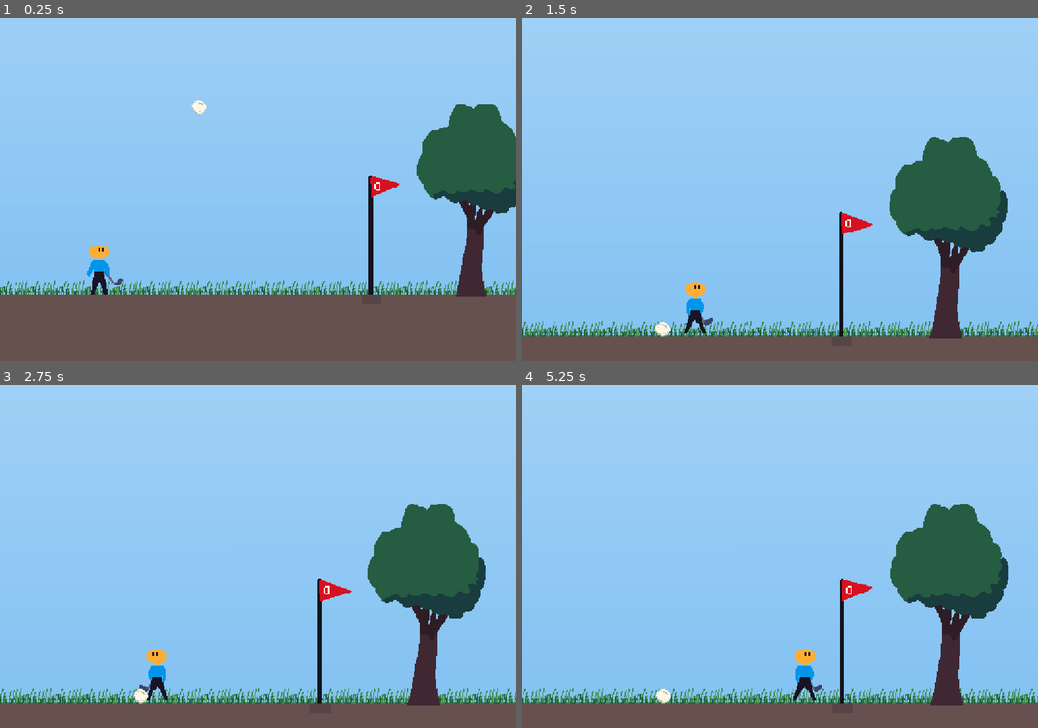
Above: before the commit, frames 1-4 (two rows, left to right).
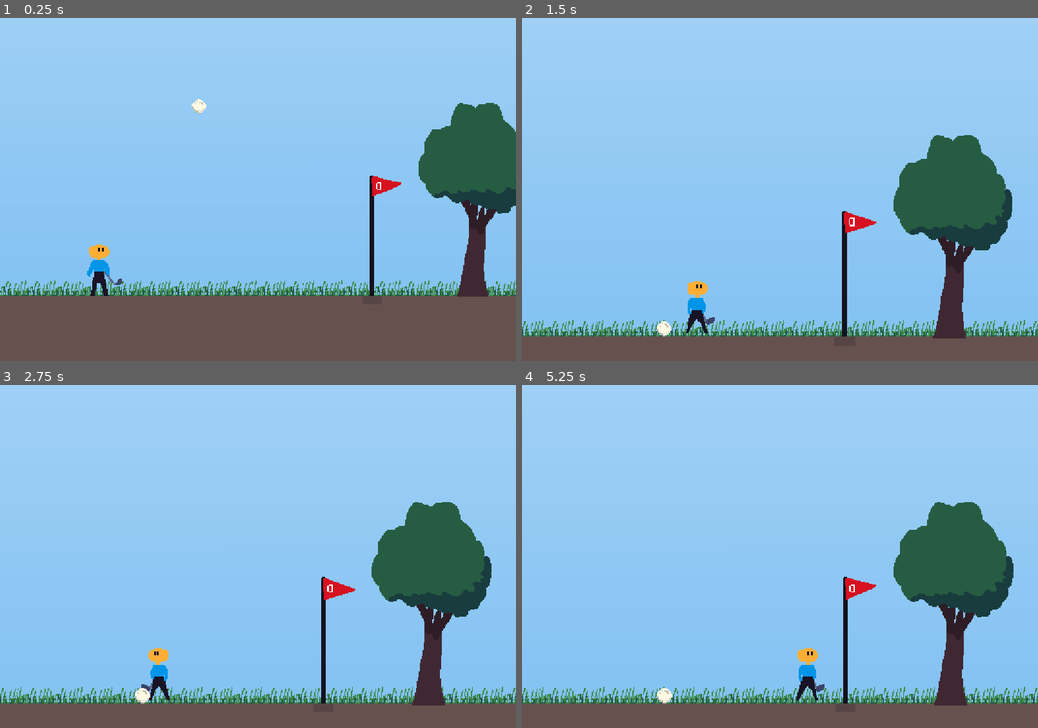
Above: after the commit, the same moments.

Repository: martindzejky/down-golf
Game: Godot game, scene res://main.tscn
Same seed, same stepped clock (60 frames per second), same inputs: the game is played once before the commit and once after it.
Inputs:
- Up to frame 1 (0.25 s): no input
- Up to frame 2 (1.5 s): hold Space (shoot) 0.53-1.28 s; hold Right (move_right) from 0.53 s (still down); tap Up (jump) at 0.77 s; tap Space (shoot) at 1.35 s
- Up to frame 3 (2.75 s): tap Up (jump) at 1.52 s; release Right (move_right) at 2.03 s; hold Left (move_left) from 2.03 s (still down); hold Space (shoot) from 2.03 s (still down)
- Up to frame 4 (5.25 s): release Left (move_left) at 2.78 s; release Space (shoot) at 2.78 s; hold Right (move_right) 2.78-4.28 s; tap Space (shoot) at 2.85, 4.35 s; tap Up (jump) at 3.02, 3.77, 4.52 s; hold Space (shoot) 3.53-4.28 s; hold Left (move_left) 4.28-5.03 s; hold Right (move_right) from 5.03 s (still down); hold Space (shoot) from 5.03 s (still down)

The runs differ from the first frame. In frame 1, 2.3% of the frame differs, in the area x 0-100%, y 23-82%; in frame 2, 3.9%; in frame 3, 4.0%, in the area x 0-100%, y 34-94%; in frame 4, 3.7%.

Commit message:
cover contain not cover limits

Diff:
--- a/objects/camera.gd
+++ b/objects/camera.gd
@@ -85,7 +85,7 @@
   var zoom_y = viewport_size.y / limit_height
 
   # Use the smaller zoom to ensure "contain" behavior
-  var target_zoom = min(zoom_x, zoom_y)
+  var target_zoom = max(zoom_x, zoom_y)
 
   # Minimum zoom is 2x
   target_zoom = max(target_zoom, 2.0)
